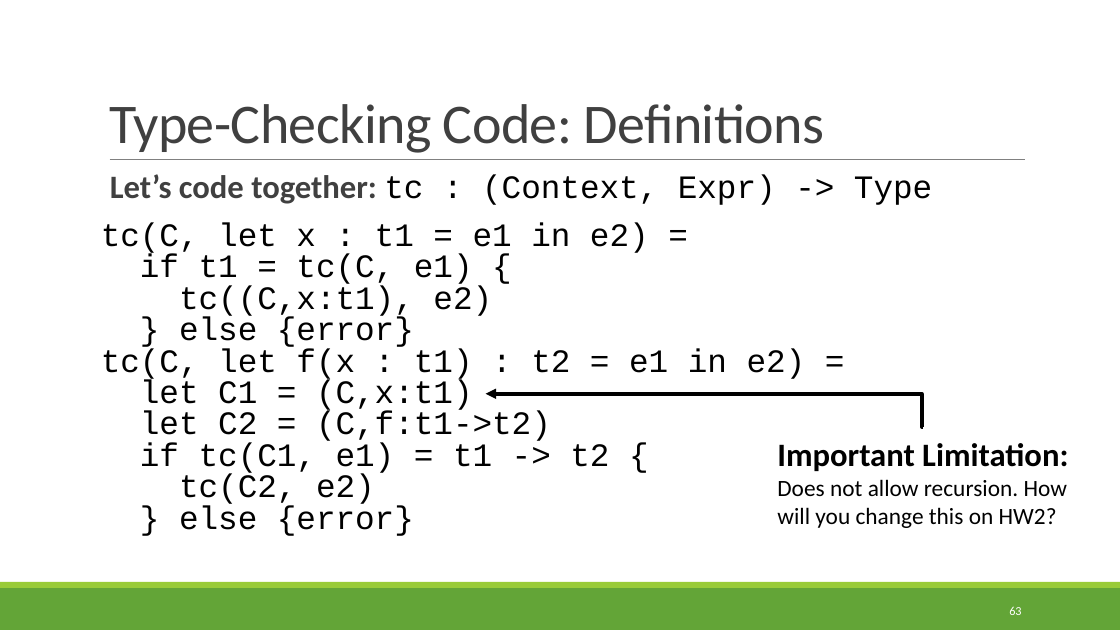
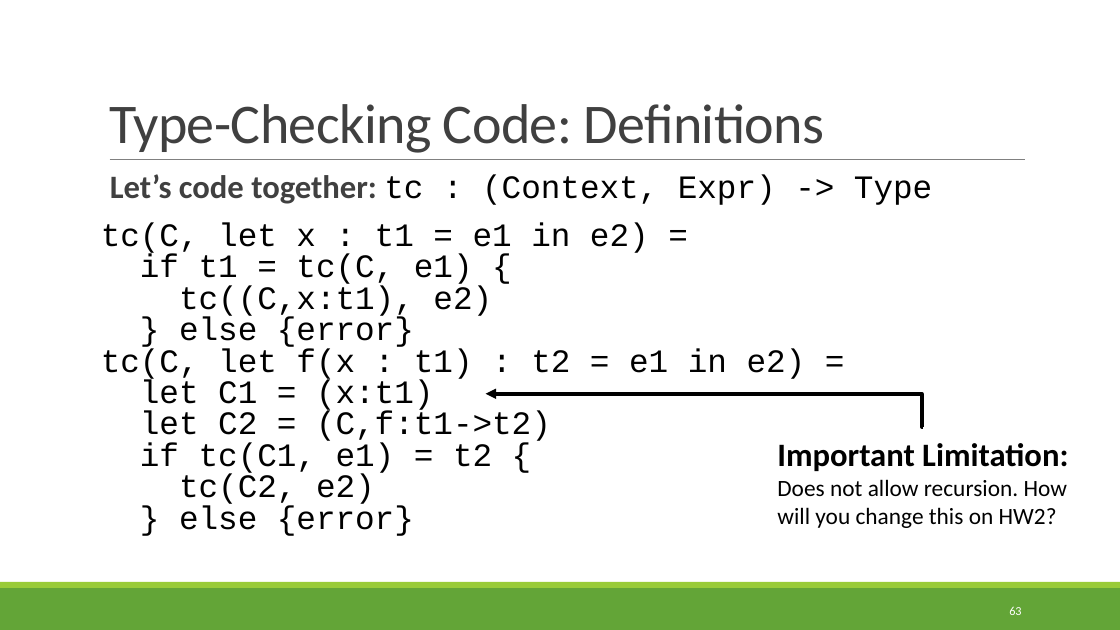
Before and after one commit to rbohrer/pl-course, a slide deck: slide 63 of LectureSlides/07Types.pptx. Drawn at 1120x630 pixels with LibreOffice and Linux fonts; fonts in the diff are those of the drawing. Boxes give left, top, right and bottom in pixels: in the first picture for what was removed or moved away, otherwise in the second. Text is boxed around its words. In the diff, an @@ line names an element or a change of style, - is before the commit and + after.

```diff
--- a/LectureSlides/07Types.pptx
+++ b/LectureSlides/07Types.pptx
@@ text at (101, 222, 806, 536): text changed @@
-tc(C, let x : t1 = e1 in e2) =
-if t1 = tc(C, e1) {
-tc((C,x:t1), e2)
-} else {error}
-tc(C, let f(x : t1) : t2 = e1 in e2) =
-let C1 = (C,x:t1)
-let C2 = (C,f:t1->t2)
-if tc(C1, e1) = t1 -> t2 {
-tc(C2, e2)
-} else {error}
+tc(C, let x : t1 = e1 in e2) =
+if t1 = tc(C, e1) {
+tc((C,x:t1), e2)
+} else {error}
+tc(C, let f(x : t1) : t2 = e1 in e2) =
+let C1 = (x:t1)
+let C2 = (C,f:t1->t2)
+if tc(C1, e1) = t2 {
+tc(C2, e2)
+} else {error}
```
Also in this commit, not shown: 4 other slides changed.
